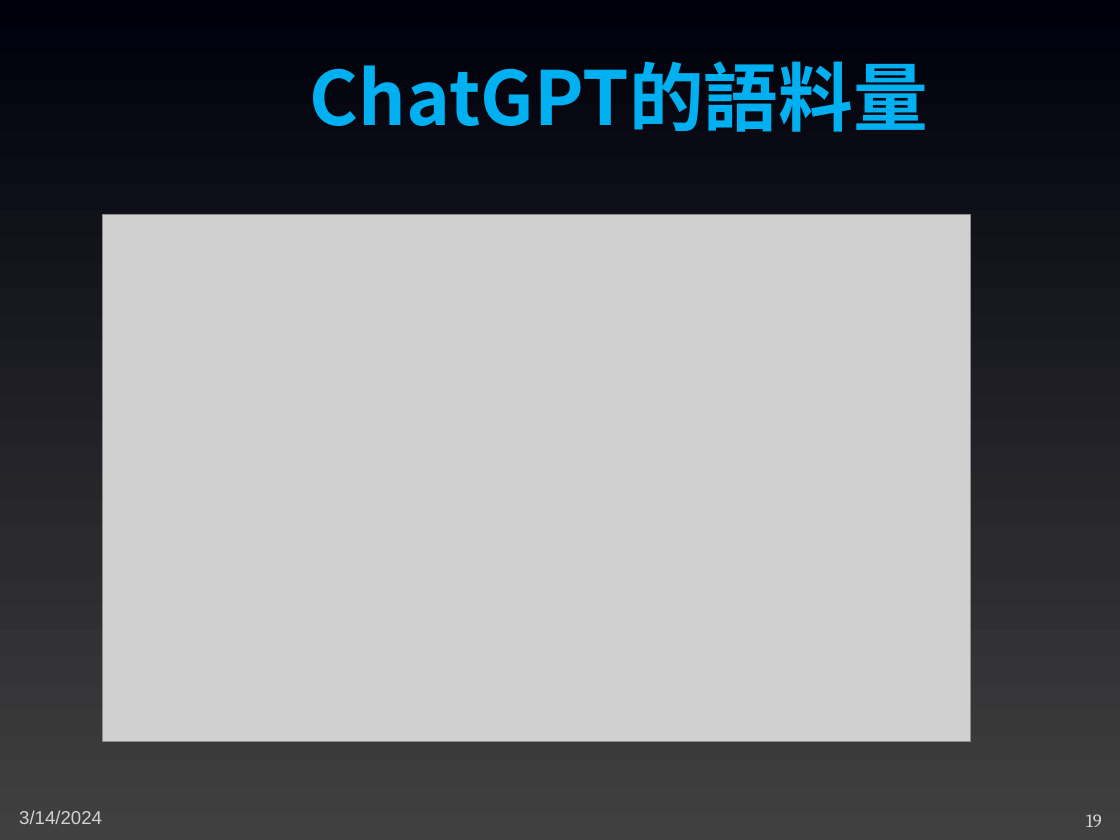
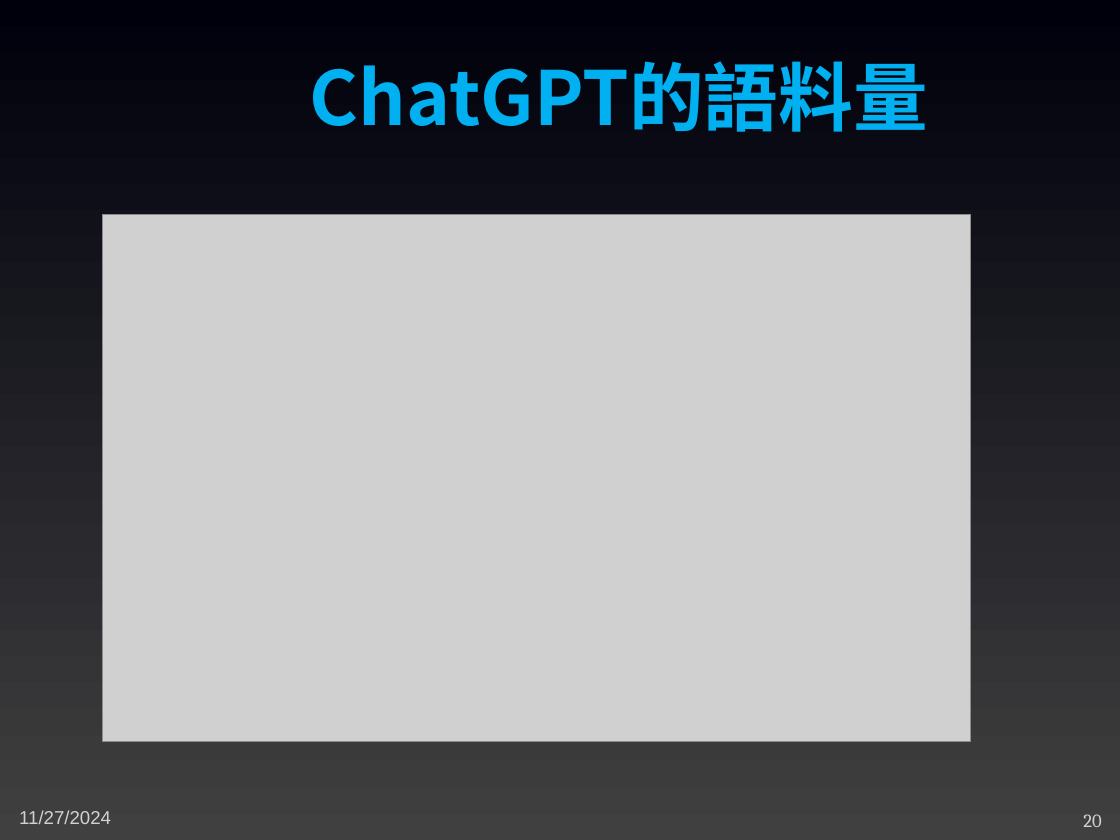
Before and after one commit to joshhu/mustllm20242nd, a slide deck: slide 20 of Slides/Week01/13：大型語言模型.pptx (slide 19 before the commit). Drawn at 1120x840 pixels with LibreOffice and Linux fonts; fonts in the diff are those of the drawing; grey boxes stand for pictures. Boxes give left, top, right and bottom in pixels: in the first picture for what was removed or moved away, otherwise in the second. Text is boxed around its words. In the diff, an @@ line names an element or a change of style, - is before the commit and + after.

```diff
--- a/Slides/Week01/13：大型語言模型.pptx
+++ b/Slides/Week01/13：大型語言模型.pptx
@@ text at <box>19,810,111,824</box>: text changed @@
-3/14/2024
+11/27/2024
@@ page number at <box>1083,814,1101,827</box>: text changed @@
-19
+20
```
Also in this commit, not shown: 14 other slides changed, 1 slide added, 5 other files.
